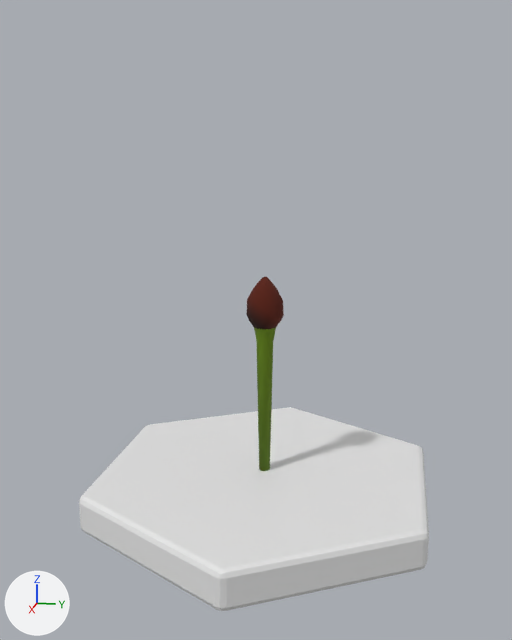
Renders of the Blender file assets/models/plants/SpiderliliFlower/Spidelilie.blend from each side of a commit.
Camera for both pictures: a 50 mm camera at (3.53, 0.66, 1.82) aimed at (0.05, -0.04, 0.95). The lights are fixed; the arrows at lower left show +X, +Y and +Z. The first picture is the older version.

Objects in the first picture: 'Cylinder', 'StemStage2'.
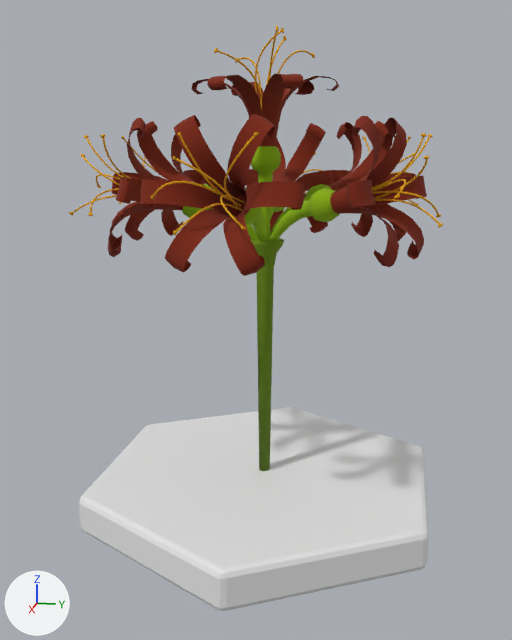
Location of each change, [x1, y1, x2, y2] in pixels of the pictures (512 x 640 px):
'Flower', added (red): after [69, 26, 443, 276]
'StemStage2', reshaped: before [246, 277, 284, 471]; after [251, 238, 284, 471]

Patch to the scene script:
```diff
--- a/assets/models/plants/SpiderliliFlower/Spidelilie.blend.py
+++ b/assets/models/plants/SpiderliliFlower/Spidelilie.blend.py
@@ img_flower @@
+img_flower = load_image('Flower', 'Flower.png', 2048, 2048, 'sRGB')
@@ mat_material_001 @@
+mat_material_001 = principled_material('Material.001')
+mat_material_001.texture = img_flower
+mat_material_001.roughness = 1.0
@@ me_cylinder_024 @@
+me_cylinder_024 = me_cylinder_024.copy(); me_cylinder_024.name = 'Cylinder.024'
@@ ob_stemstage2 @@
-ob_stemstage2 = bpy.data.objects.new('StemStage2', me_cylinder_010)
+ob_stemstage2 = bpy.data.objects.new('StemStage2', me_cylinder_024)
 ob_stemstage2.location = (0.0, 0.0, 0.0)
@@ ob_flower @@
+ob_flower = bpy.data.objects.new('Flower', me_cylinder_001.copy())  # the mesh of ob_flower
+ob_flower.location = (0.0, 0.0, 0.0)
```
